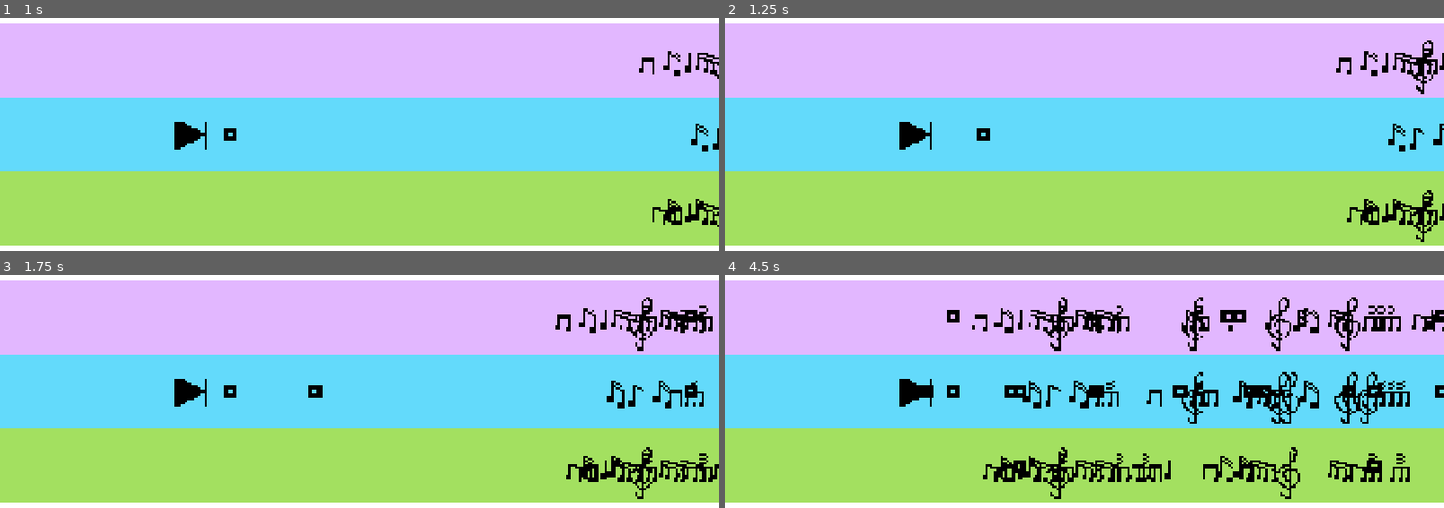
Above: before the commit, frames 1-4 (two rows, left to right).
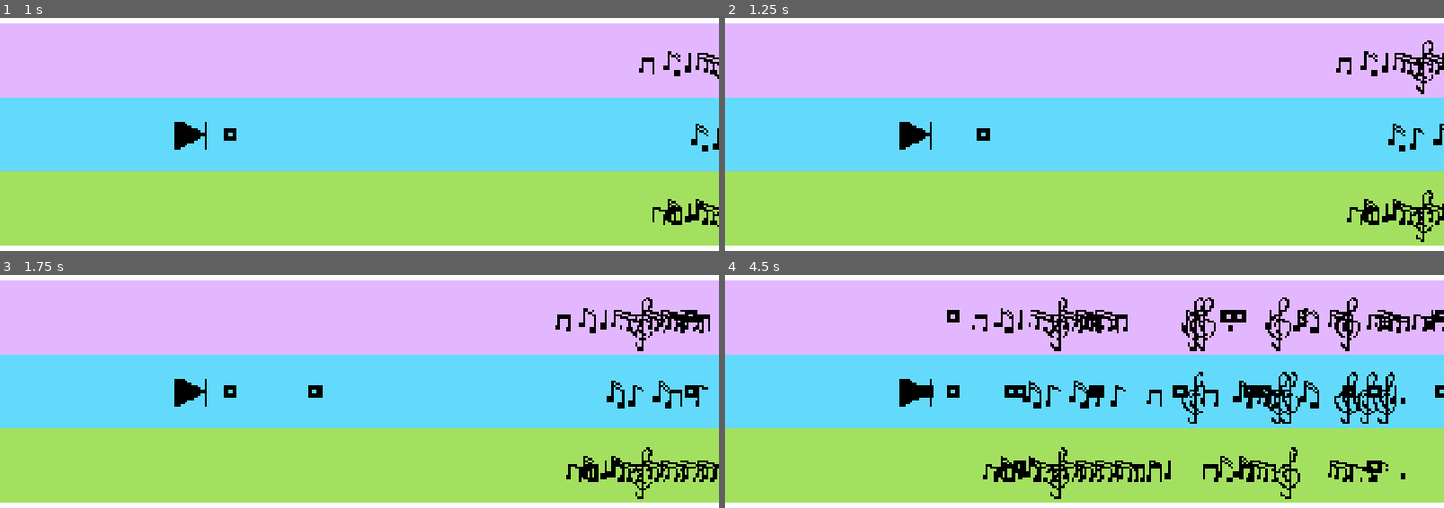
Above: after the commit, the same moments.

Repository: chorwat2137/haven-2026
Game: Godot game, scene res://scenes/main.tscn
Two runs of this game, one before a commit and one after it. Both use one fixed random seed, a clock stepped at 60 frames per second and the inputs below.
Inputs:
- Up to frame 1 (1 s): tap Enter (ui_accept) at 0.5, 0.77 s; hold Right (ui_right) from 0.53 s (still down); tap Space (shoot) at 0.6 s
- Up to frame 2 (1.25 s): keep holding Right (ui_right)
- Up to frame 3 (1.75 s): keep holding Right (ui_right); tap Space (shoot) at 1.35 s; tap Enter (ui_accept) at 1.52 s
- Up to frame 4 (4.5 s): release Right (ui_right) at 2.03 s; hold Left (ui_left) 2.03-2.78 s; tap Space (shoot) every 0.75 s from 2.1 to 4.35 s; hold Right (ui_right) 2.78-4.28 s; tap Enter (ui_accept) at 3.02, 3.77 s; hold Left (ui_left) from 4.28 s (still down)

Frame 1 is identical in both runs. In frame 2, 0.2% of the frame differs, in the area x 96-100%, y 13-89%; in frame 3, 0.6%; in frame 4, 1.9%, in the area x 46-96%, y 9-89%.

Commit message:
Automatic sync

Diff:
--- a/scenes/triola.gd
+++ b/scenes/triola.gd
@@ -1,4 +1,4 @@
-extends Sprite2D
+extends Area2D
 
 var rng = RandomNumberGenerator.new()
 
@@ -7,7 +7,7 @@
 	print(random)
 
 	var file = "res://gfx/enemy/%d.png" % random
-	texture = load(file)
+	$Sprite2D.texture = load(file)
 
 func _process(delta: float) -> void:
 	pass
